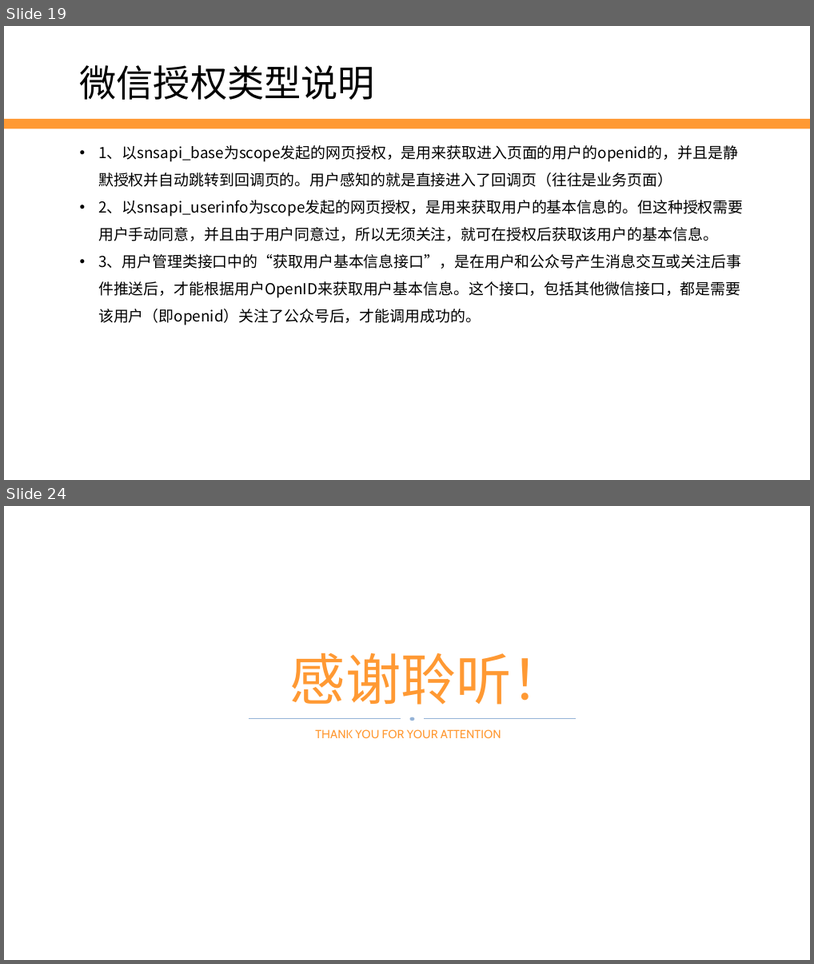
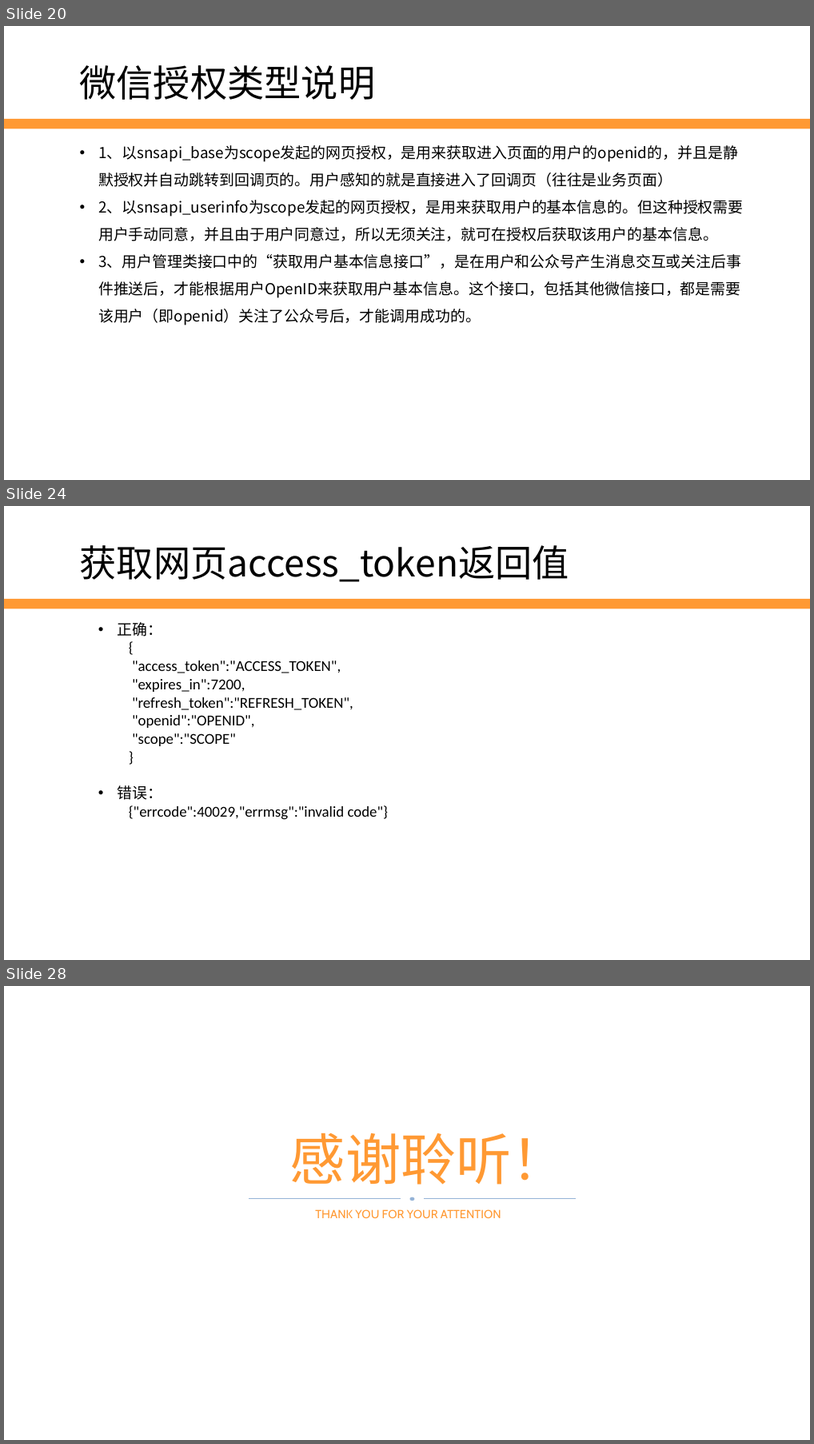
Before and after one commit to edu2act/2017-2018_1st_Wechat_Web_Programming, a slide deck: 课程ppt/第11讲 微信支付与Oauth授权.pptx. Shown one above the other, each under a label of ours: slides 19 and 24 before the commit, slides 20, 24 and 28 after it; the slides between them are not shown. The pictures are 814x964 and 814x1444 pixels, drawn with LibreOffice and Linux fonts; fonts in the diff are those of the drawing; background and template pictures are left out. Boxes give left, top, right and bottom in pixels: in the first picture for what was removed or moved away, otherwise in the second. Text is boxed around its words. In the diff, an @@ line names an element or a change of style, - is before the commit and + after.

```diff
--- a/课程ppt/第11讲 微信支付与Oauth授权.pptx
+++ b/课程ppt/第11讲 微信支付与Oauth授权.pptx
@@ slide 24 added at box(4, 506, 810, 960), background #FFFFFF; not listed: 1 template element that a slide beside it also shows @@
@@ text added at box(80, 545, 570, 582), 44 pt, text #000000 @@
+获取网页access_token返回值
@@ text added at box(118, 622, 389, 820), 18 pt, text #000000 @@
+• 正确：
+  {
+  "access_token":"ACCESS_TOKEN",
+  "expires_in":7200,
+  "refresh_token":"REFRESH_TOKEN",
+  "openid":"OPENID",
+  "scope":"SCOPE"
+  }
+• 错误：
+  {"errcode":40029,"errmsg":"invalid code"}
@@ what was slide 19 is now slide 20 @@
@@ what was slide 24 is now slide 28 @@
```
Also in this commit, not shown: 6 slides changed, 5 other slides added, 2 slides removed, 5 other files.
